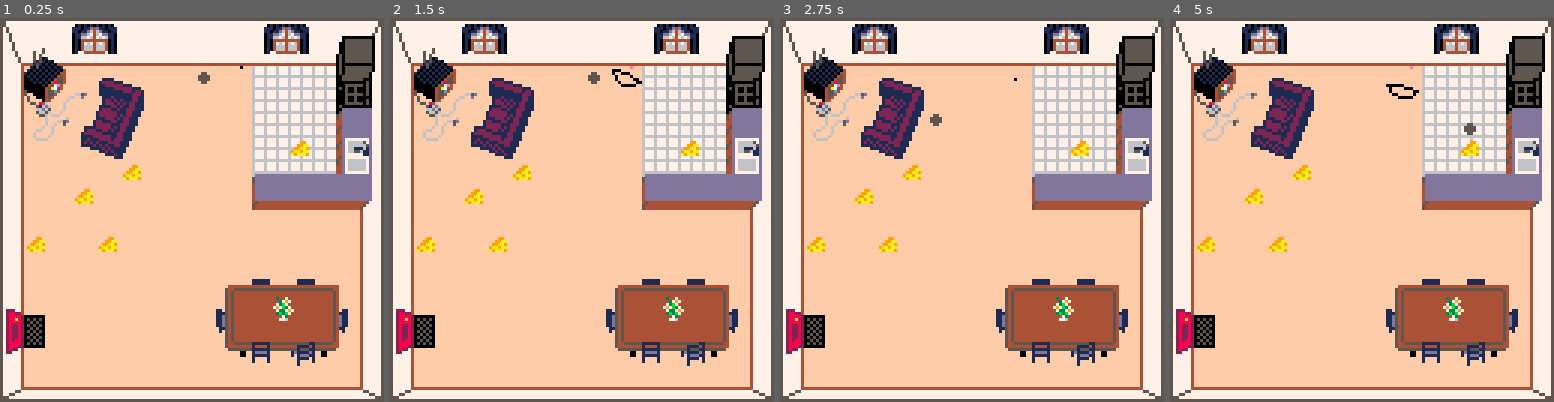
Above: before the commit, frames 1-4 (left to right).
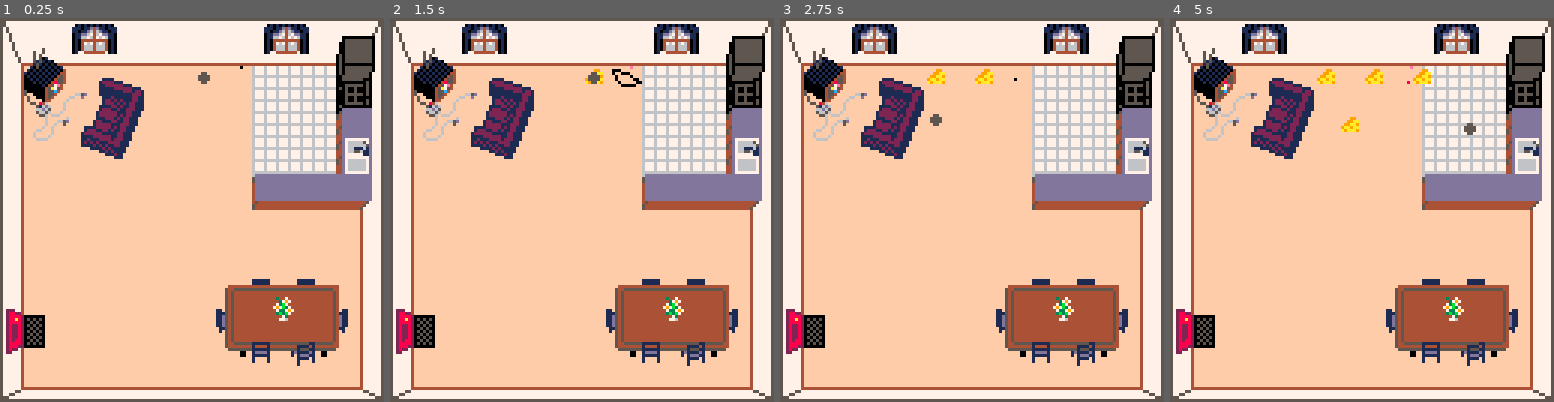
Above: after the commit, the same moments.

Repository: colececil/ant-n-mouse-house
Game: PICO-8 cartridge ant_simulator_2026.p8
Two runs of this game, one before a commit and one after it. Both use one fixed random seed, a clock stepped at 60 frames per second and the inputs below.
Inputs:
- Up to frame 1 (0.25 s): no input
- Up to frame 2 (1.5 s): tap O (Z key) at 0.33, 0.7, 1.43 s; tap X (X key) at 1.07 s
- Up to frame 3 (2.75 s): hold Left 1.97-2.37 s; tap X (X key) at 2.07, 2.4, 2.73 s; tap O (Z key) at 2.22 s; hold Down from 2.42 s (still down)
- Up to frame 4 (5 s): release Down at 2.82 s; hold Right 2.87-3.53 s; tap X (X key) every 0.33 s from 3.07 to 4.73 s; tap O (Z key) at 3.1, 3.98, 4.87 s; hold Up 3.58-4.08 s; hold Right 4.13-4.53 s; hold Down from 4.58 s (still down)

The runs differ from the first frame. In frame 1, 0.7% of the frame differs, in the area x 7-81%, y 32-61%; in frame 2, 0.8%; in frame 3, 1.0%; in frame 4, 1.4%, in the area x 7-81%, y 13-61%.

Commit message:
Allow mouse to spawn food

Diff:
--- a/ant_simulator_2026.p8
+++ b/ant_simulator_2026.p8
@@ -16,13 +16,6 @@
 function _init()
  init_ant_hole_pos()
  init_mouse()
- for i = 1, 5 do
-  local food = spawn_food(
-   i,
-   get_food_pos()
-  )
-  add(foods, food)
- end
 end
 
 function _update()
@@ -90,6 +83,7 @@
   end
  end
 
+ check_mouse_eating()
  set_mouse_dir()
  move_mouse()
 
@@ -829,6 +823,15 @@
  }
 end
 
+function check_mouse_eating()
+ if btnp(❎) then
+  spawn_food({
+   x = mouse.pos.x + 4,
+   y = mouse.pos.y + 4
+  })
+ end
+end
+
 function set_mouse_dir()
  if mouse.dir != nil then
   return
@@ -913,9 +916,10 @@
 -->8
 -- food
 
+food_current_id = 0
 food_bite_size = .05
 
-function get_food_pos()
+function get_food_pos_options()
  local pos_options = {}
  for x = 0, 15 do
   for y = 0, 15 do
@@ -946,15 +950,39 @@
    end
   end
  end
- return rnd(pos_options)
-end
-
-function spawn_food(id, pos)
+ return pos_options
+end
+
+function is_valid_food_pos(pos)
+ for option in
+   all(get_food_pos_options())
+   do
+  if pos.x == option.x and
+    pos.y == option.y then
+   return true
+  end
+ end
+ return false
+end
+
+function spawn_food(pos)
+ if not is_valid_food_pos(pos)
+   then
+  if debug then
+   log("tried to spawn food " ..
+     "at invalid position", {
+      pos = pos
+     })
+  end
+  return
+ end
+
  local food = {
-  id = id,
+  id = get_food_id(),
   pos = pos,
   amount = 1
  }
+ add(foods, food)
  if debug then
   log("food spawned", {
    id = food.id,
@@ -962,7 +990,16 @@
    amount = food.amount
   })
  end
- return food
+end
+
+function get_food_id()
+ if food_current_id == 32767
+   then
+  food_current_id = 1
+ else
+  food_current_id += 1
+ end
+ return food_current_id
 end
 
 function bite_food(food)
@@ -1540,17 +1577,17 @@
 3123232323232323232323232323233231232323232323232323232323232332ffffffffffffffffffffffffffffffffffffffffffffffffffffffffffffffffffffffffffffffffffffffffffffffffffffffffffffffffffffffffffffffffffffffffffffffffffffffffffffffffffffffffffffffffffffffffffffffff
 a1a1a1a1a1a1a1a1a1a1a1a1a1a1a1a1ffffffffffffffffffffffffffffffffffffffffffffffffffffffffffffffffffffffffffffffffffffffffffffffffffffffffffffffffffffffffffffffffffffffffffffffffffffffffffffffffffffffffffffffffffffffffffffffffffffffffffffffffffffffffffffffff
 a1a1a1a1a1a1a1a1a1a1a1a1a1a1a1a1ffffffffffffffffffffffffffffffffffffffffffffffffffffffffffffffffffffffffffffffffffffffffffffffffffffffffffffffffffffffffffffffffffffffffffffffffffffffffffffffffffffffffffffffffffffffffffffffffffffffffffffffffffffffffffffffff
-a1a3a4a5ffffd0d0d0d0d0d0d0d0a1a1ffffffffffffffffffffffffffffffffffffffffffffffffffffffffffffffffffffffffffffffffffffffffffffffffffffffffffffffffffffffffffffffffffffffffffffffffffffffffffffffffffffffffffffffffffffffffffffffffffffffffffffffffffffffffffffffff
+a1a3a4d0ffd0d0d0d0d0d0d0d0d0a1a1ffffffffffffffffffffffffffffffffffffffffffffffffffffffffffffffffffffffffffffffffffffffffffffffffffffffffffffffffffffffffffffffffffffffffffffffffffffffffffffffffffffffffffffffffffffffffffffffffffffffffffffffffffffffffffffffff
 a1b3b4b5ffffd0d0d0d0d0d0d0d0a1a1ffffffffffffffffffffffffffffffffffffffffffffffffffffffffffffffffffffffffffffffffffffffffffffffffffffffffffffffffffffffffffffffffffffffffffffffffffffffffffffffffffffffffffffffffffffffffffffffffffffffffffffffffffffffffffffffff
 a1c3c4ffffffd0d0d0d0d0d0d0d0a1a1ffffffffffffffffffffffffffffffffffffffffffffffffffffffffffffffffffffffffffffffffffffffffffffffffffffffffffffffffffffffffffffffffffffffffffffffffffffffffffffffffffffffffffffffffffffffffffffffffffffffffffffffffffffffffffffffff
-a1d0d0ffffffd0d0d0d0d0d0d0d0a1a1ffffffffffffffffffffffffffffffffffffffffffffffffffffffffffffffffffffffffffffffffffffffffffffffffffffffffffffffffffffffffffffffffffffffffffffffffffffffffffffffffffffffffffffffffffffffffffffffffffffffffffffffffffffffffffffffff
+a1d0d0ffffd0d0d0d0d0d0d0d0d0a1a1ffffffffffffffffffffffffffffffffffffffffffffffffffffffffffffffffffffffffffffffffffffffffffffffffffffffffffffffffffffffffffffffffffffffffffffffffffffffffffffffffffffffffffffffffffffffffffffffffffffffffffffffffffffffffffffffff
 a1d0d0d0d0d0d0d0d0d0a6a7a7a7a1a1ffffffffffffffffffffffffffffffffffffffffffffffffffffffffffffffffffffffffffffffffffffffffffffffffffffffffffffffffffffffffffffffffffffffffffffffffffffffffffffffffffffffffffffffffffffffffffffffffffffffffffffffffffffffffffffffff
 a1d0d0d0d0d0d0d0d0d0b6a1a1a1a1a1ffffffffffffffffffffffffffffffffffffffffffffffffffffffffffffffffffffffffffffffffffffffffffffffffffffffffffffffffffffffffffffffffffffffffffffffffffffffffffffffffffffffffffffffffffffffffffffffffffffffffffffffffffffffffffffffff
 a1d0d0d0d0d0d0d0d0d0d0d0d0d0d0a1ffffffffffffffffffffffffffffffffffffffffffffffffffffffffffffffffffffffffffffffffffffffffffffffffffffffffffffffffffffffffffffffffffffffffffffffffffffffffffffffffffffffffffffffffffffffffffffffffffffffffffffffffffffffffffffffff
 a1d0d0d0d0d0d0d0d0d0d0d0d0d0d0a1ffffffffffffffffffffffffffffffffffffffffffffffffffffffffffffffffffffffffffffffffffffffffffffffffffffffffffffffffffffffffffffffffffffffffffffffffffffffffffffffffffffffffffffffffffffffffffffffffffffffffffffffffffffffffffffffff
 a1d0d0d0d0d0d0d0d0d0d0d0d0d0d0a1ffffffffffffffffffffffffffffffffffffffffffffffffffffffffffffffffffffffffffffffffffffffffffffffffffffffffffffffffffffffffffffffffffffffffffffffffffffffffffffffffffffffffffffffffffffffffffffffffffffffffffffffffffffffffffffffff
-a1d0d0d0d0d0d0d0ffffffffffffffa1ffffffffffffffffffffffffffffffffffffffffffffffffffffffffffffffffffffffffffffffffffffffffffffffffffffffffffffffffffffffffffffffffffffffffffffffffffffffffffffffffffffffffffffffffffffffffffffffffffffffffffffffffffffffffffffffff
-a1ffd0d0d0d0d0d0ffffffffffffffa1ffffffffffffffffffffffffffffffffffffffffffffffffffffffffffffffffffffffffffffffffffffffffffffffffffffffffffffffffffffffffffffffffffffffffffffffffffffffffffffffffffffffffffffffffffffffffffffffffffffffffffffffffffffffffffffffff
-a1ffd0d0d0d0d0d0ffb8b9babbbcbda1ffffffffffffffffffffffffffffffffffffffffffffffffffffffffffffffffffffffffffffffffffffffffffffffffffffffffffffffffffffffffffffffffffffffffffffffffffffffffffffffffffffffffffffffffffffffffffffffffffffffffffffffffffffffffffffffff
-a1d0d0d0d0d0d0d0ff91c9cacbcc96a1ffffffffffffffffffffffffffffffffffffffffffffffffffffffffffffffffffffffffffffffffffffffffffffffffffffffffffffffffffffffffffffffffffffffffffffffffffffffffffffffffffffffffffffffffffffffffffffffffffffffffffffffffffffffffffffffff
+a1d0d0d0d0d0d0d0d0ffffffffffd0a1ffffffffffffffffffffffffffffffffffffffffffffffffffffffffffffffffffffffffffffffffffffffffffffffffffffffffffffffffffffffffffffffffffffffffffffffffffffffffffffffffffffffffffffffffffffffffffffffffffffffffffffffffffffffffffffffff
+a1d0d0d0d0d0d0d0d0ffffffffffffa1ffffffffffffffffffffffffffffffffffffffffffffffffffffffffffffffffffffffffffffffffffffffffffffffffffffffffffffffffffffffffffffffffffffffffffffffffffffffffffffffffffffffffffffffffffffffffffffffffffffffffffffffffffffffffffffffff
+a1d0d0d0d0d0d0d0d0b8b9babbbcbda1ffffffffffffffffffffffffffffffffffffffffffffffffffffffffffffffffffffffffffffffffffffffffffffffffffffffffffffffffffffffffffffffffffffffffffffffffffffffffffffffffffffffffffffffffffffffffffffffffffffffffffffffffffffffffffffffff
+a1d0d0d0d0d0d0d0d0d0c9cacbcc96a1ffffffffffffffffffffffffffffffffffffffffffffffffffffffffffffffffffffffffffffffffffffffffffffffffffffffffffffffffffffffffffffffffffffffffffffffffffffffffffffffffffffffffffffffffffffffffffffffffffffffffffffffffffffffffffffffff
 a1a2a2a2a2a2a2a2a2a2a2a2a2a2a2a1ffffffffffffffffffffffffffffffffffffffffffffffffffffffffffffffffffffffffffffffffffffffffffffffffffffffffffffffffffffffffffffffffffffffffffffffffffffffffffffffffffffffffffffffffffffffffffffffffffffffffffffffffffffffffffffffff
